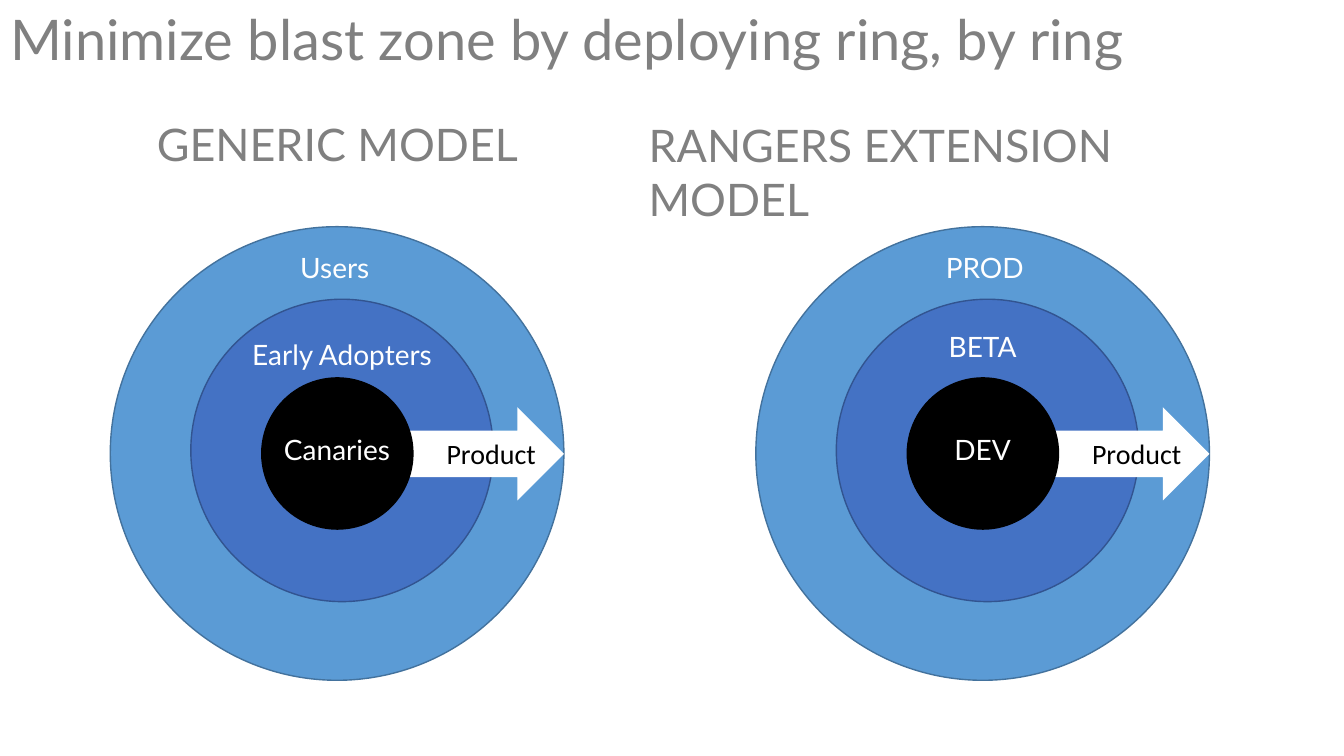
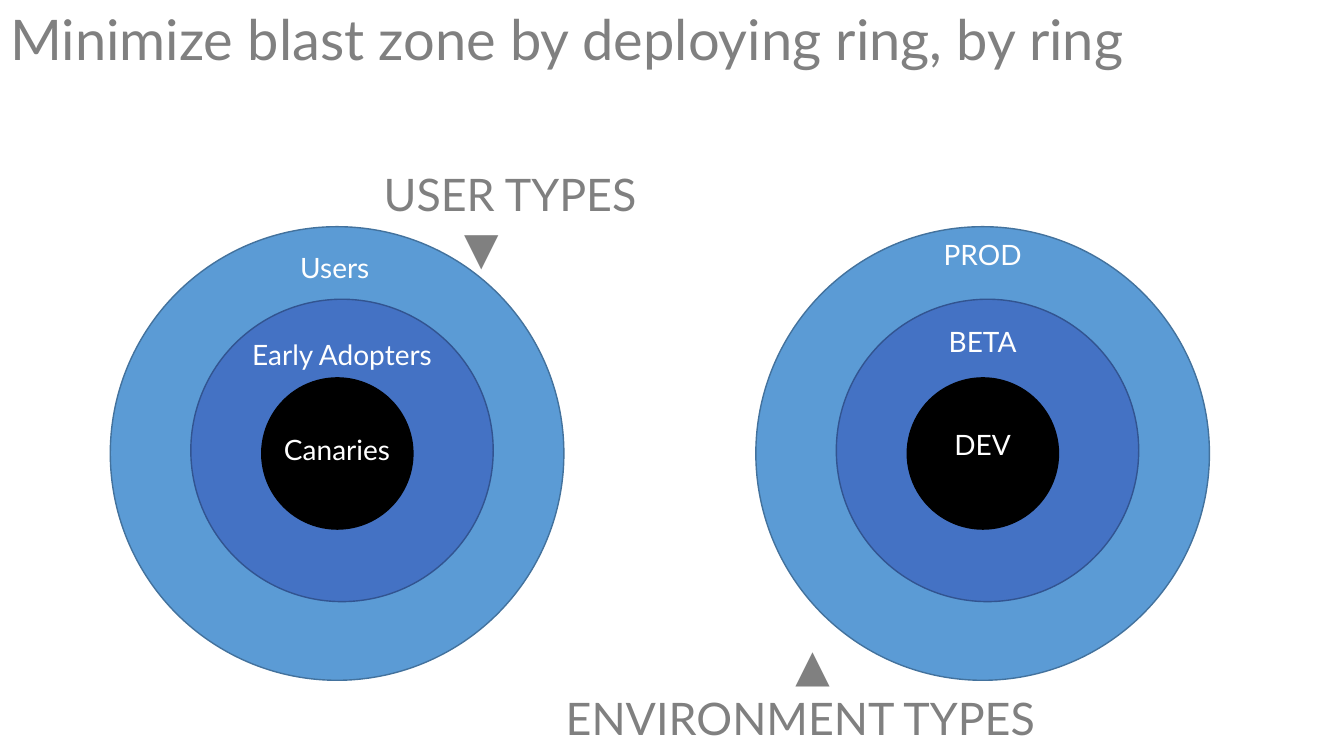
Before and after one commit to ALM-Rangers/Guidance, a slide deck: slide 1 of src/DevOps/Illustrations.pptx. Drawn at 1344x756 pixels with LibreOffice and Linux fonts; fonts in the diff are those of the drawing. Boxes give left, top, right and bottom in pixels: in the first picture for what was removed or moved away, otherwise in the second. Text is boxed around its words. In the diff, an @@ line names an element or a change of style, - is before the commit and + after.

```diff
--- a/src/DevOps/Illustrations.pptx
+++ b/src/DevOps/Illustrations.pptx
@@ text removed at (157, 128, 517, 162) @@
-GENERIC MODEL
@@ text removed at (649, 129, 1112, 217) @@
-RANGERS EXTENSION MODEL
@@ text added at (384, 178, 636, 212), 32 pt, text #808080 @@
+USER TYPES
+▼
@@ text "PROD": place and size @@
-text "PROD" at (946, 257, 1024, 278)
+text "PROD" at (944, 244, 1022, 265)
@@ text "PROD" at (944, 244, 1022, 265): alignment left to centre @@
@@ text "BETA": place and size @@
-text "BETA" at (949, 337, 1017, 357)
+text "BETA" at (949, 332, 1017, 352)
@@ left arrow removed at (400, 407, 565, 500) @@
@@ left arrow removed at (1046, 407, 1210, 500) @@
@@ text removed at (447, 444, 536, 465) @@
-Product
@@ text "DEV": place and size @@
-text "DEV" at (954, 440, 1010, 460)
+text "DEV" at (954, 435, 1010, 455)
@@ text removed at (1092, 444, 1181, 465) @@
-Product
@@ text added at (566, 702, 1034, 736), 32 pt, text #808080 @@
+▲
+ENVIRONMENT TYPES
```
Also in this commit, not shown: 1 other slide changed, 9 other files.
